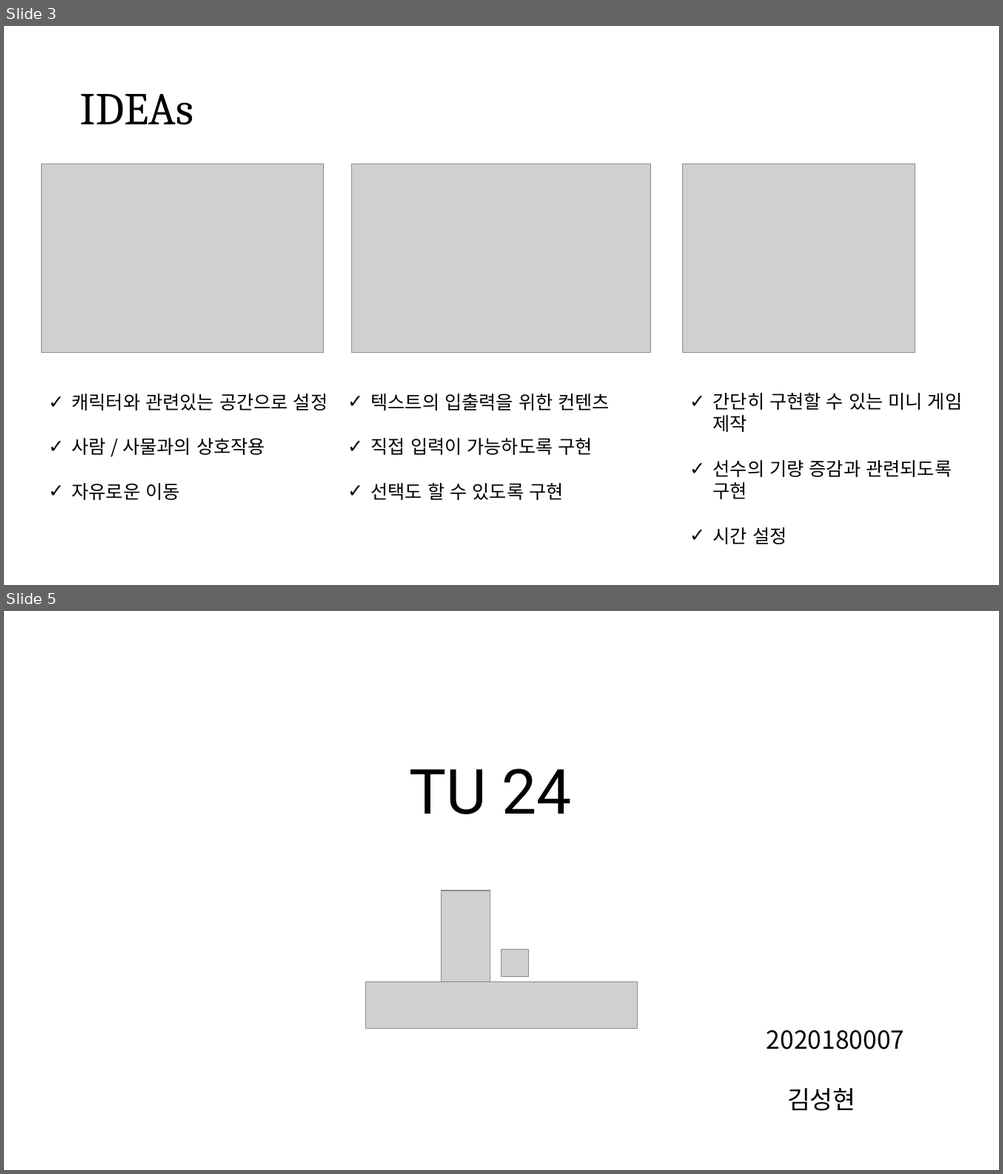
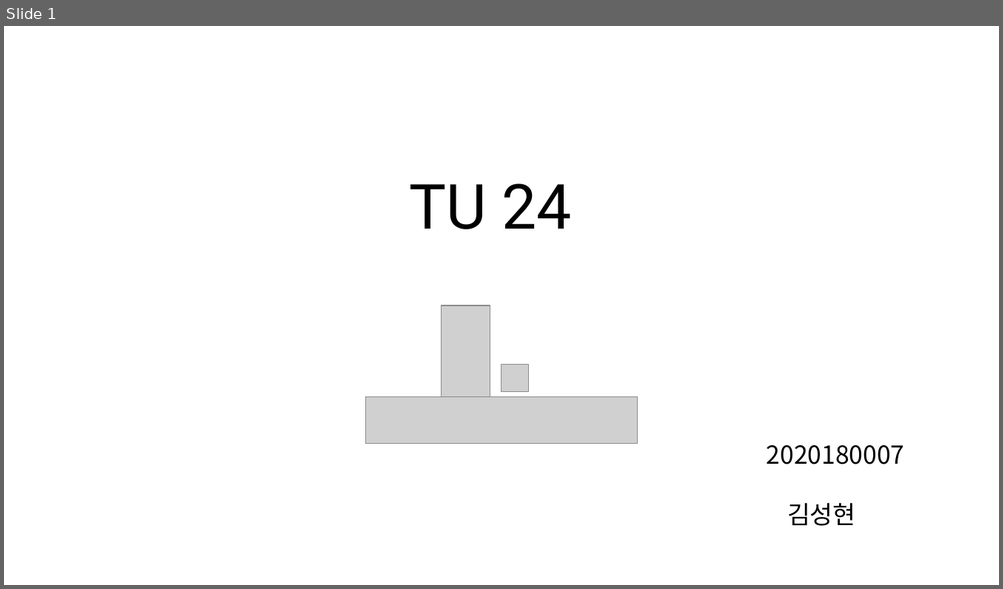
Before and after one commit to ssnghyxn-k/2DGP_PROJECT, a slide deck: 2DGP_PROJECT.pptx. Shown one above the other, each under a label of ours: slides 3 and 5 before the commit, slide 1 after it; the slides between them are not shown. The pictures are 1003x1174 and 1003x589 pixels, drawn with LibreOffice and Linux fonts; fonts in the diff are those of the drawing; grey boxes stand for pictures; background and template pictures are left out. Boxes give left, top, right and bottom in pixels: in the first picture for what was removed or moved away, otherwise in the second. Text is boxed around its words. In the diff, an @@ line names an element or a change of style, - is before the commit and + after.

```diff
--- a/2DGP_PROJECT.pptx
+++ b/2DGP_PROJECT.pptx
@@ slide 3 removed at [4, 26, 999, 585], background picture (left out) @@
@@ title removed at [79, 94, 193, 125] @@
-IDEAs
@@ picture removed at [41, 164, 324, 353] @@
@@ picture removed at [352, 164, 651, 353] @@
@@ picture removed at [683, 164, 915, 353] @@
@@ text removed at [72, 394, 327, 500] @@
-✓ 캐릭터와 관련있는 공간으로 설정
-✓ 사람 / 사물과의 상호작용
-✓ 자유로운 이동
@@ text removed at [371, 394, 610, 500] @@
-✓ 텍스트의 입출력을 위한 컨텐츠
-✓ 직접 입력이 가능하도록 구현
-✓ 선택도 할 수 있도록 구현
@@ text removed at [713, 393, 962, 545] @@
-✓ 간단히 구현할 수 있는 미니 게임 제작
-✓ 선수의 기량 증감과 관련되도록 구현
-✓ 시간 설정
@@ what was slide 5 is now slide 1 @@
```
Also in this commit, not shown: 1 slide changed, 1 slide added, 4 other slides removed, 4 other files.
